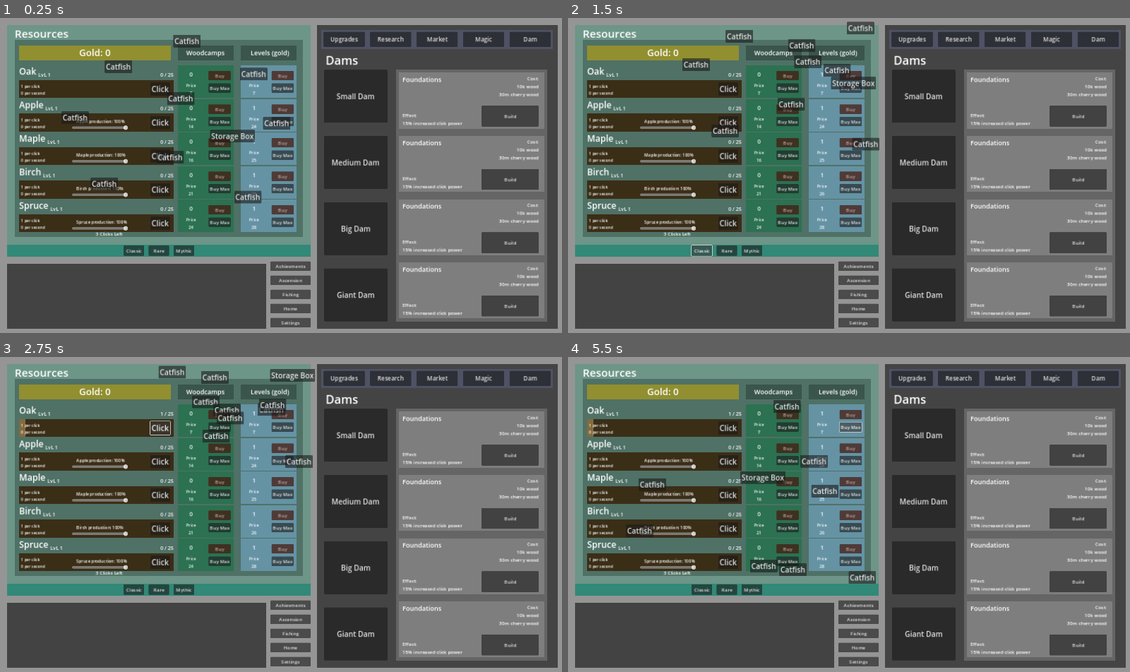
Above: before the commit, frames 1-4 (two rows, left to right).
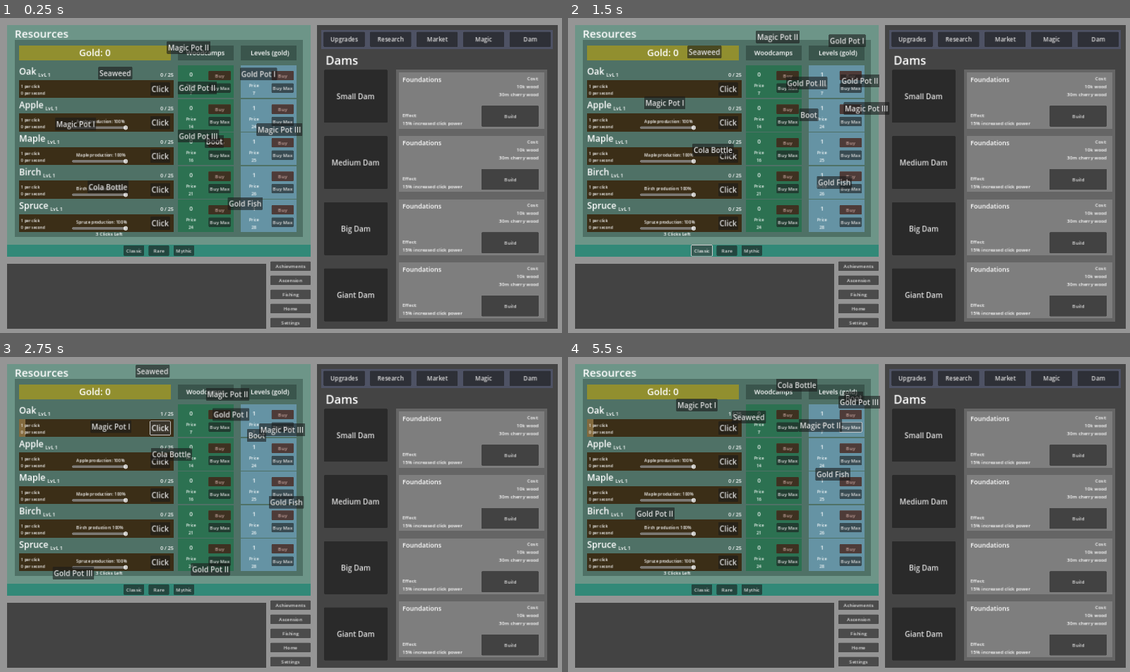
Above: after the commit, the same moments.

Repository: mdbernhards/BeaverIncremental
Game: Godot game, scene res://Scenes/game.tscn
The game is run twice, just before and just after one commit, with the same random seed, the same clock (stepped at 60 frames per second) and the same inputs.
Inputs:
- Up to frame 1 (0.25 s): no input
- Up to frame 2 (1.5 s): click "Classic" at 0.5 s; click "Classic" at 1.25 s
- Up to frame 3 (2.75 s): click "Click" at 2 s
- Up to frame 4 (5.5 s): click "Buy" at 2.75 s; click "Buy Max" at 3.5 s; click "Buy" at 4.25 s; click "Buy Max" at 5 s

The runs differ from the first frame. In frame 1, 2.8% of the frame differs, in the area x 10-54%, y 5-61%; in frame 2, 4.0%, in the area x 13-58%, y 1-55%; in frame 3, 3.6%; in frame 4, 3.5%.

Commit message:
Small fish update

Diff:
--- a/Scenes/GameMainScreenScenes/FishingScenes/FishButton.gd
+++ b/Scenes/GameMainScreenScenes/FishingScenes/FishButton.gd
@@ -8,7 +8,7 @@
 var VerticalSpeed = 1
 var HorizontalSpeed = 1
 
-var Fish
+var Fish : Fishing.FishObject
 
 @export var FishType: Fishing.FishEnum = Fishing.FishEnum.Boot :
 	set(value):
@@ -22,29 +22,32 @@
 	pass
 
 func _process(delta: float) -> void:
+	move(delta)
+
+func move(delta):
 	if Up:
-		position.y -= VerticalSpeed * delta * 144
+		position.y -= VerticalSpeed * delta * 144 * Fish.Speed
 	else:
-		position.y += VerticalSpeed * delta * 144
+		position.y += VerticalSpeed * delta * 144 * Fish.Speed
 
 	if Right:
-		position.x += HorizontalSpeed * delta * 144
+		position.x += HorizontalSpeed * delta * 144 * Fish.Speed
 	else:
-		position.x -= HorizontalSpeed * delta * 144
+		position.x -= HorizontalSpeed * delta * 144 * Fish.Speed
 
-	if position.x > 970 and Right:
+	if position.x > 940 and Right: # Need to account for size
 		Right = false
-	elif position.x < 3 and !Right:
+	elif position.x < 25 and !Right:
 		Right = true
 
-	if position.y < 3 and Up:
+	if position.y < 25 and Up:
 		Up = false
-	elif position.y > 730 and !Up:
+	elif position.y > 760 and !Up:  # Need to account for size
 		Up = true
 
 func _on_button_down() -> void:
 	queue_free()
 
 func _on_change_direction_timer_timeout() -> void:
-	VerticalSpeed = RNG.randf_range(0.5, 1.5)
-	HorizontalSpeed = RNG.randf_range(0.5, 1.5)
+	VerticalSpeed = RNG.randf_range(0.5 * Fish.Angle, 1.5 * Fish.Angle)
+	HorizontalSpeed = RNG.randf_range(0.5 * Fish.Angle, 1.5 * Fish.Angle)
--- a/Scenes/GameMainScreenScenes/FishingScenes/fishing_game.tscn
+++ b/Scenes/GameMainScreenScenes/FishingScenes/fishing_game.tscn
@@ -11,61 +11,70 @@
 [node name="FishingGameLogicNode" type="Node" parent="."]
 
 [node name="FishButton" parent="FishingGameLogicNode" instance=ExtResource("2_p5n1t")]
-FishType = 13
+FishType = 0
 
 [node name="FishButton2" parent="FishingGameLogicNode" instance=ExtResource("2_p5n1t")]
 offset_left = 320.0
 offset_top = 180.0
 offset_right = 376.0
 offset_bottom = 223.0
+FishType = 1
 
 [node name="FishButton3" parent="FishingGameLogicNode" instance=ExtResource("2_p5n1t")]
 offset_left = 272.0
 offset_top = 578.0
 offset_right = 328.0
 offset_bottom = 621.0
+FishType = 2
 
 [node name="FishButton4" parent="FishingGameLogicNode" instance=ExtResource("2_p5n1t")]
 offset_left = 780.0
 offset_top = 205.0
 offset_right = 836.0
 offset_bottom = 248.0
+FishType = 4
 
 [node name="FishButton5" parent="FishingGameLogicNode" instance=ExtResource("2_p5n1t")]
 offset_left = 532.0
 offset_top = 288.0
 offset_right = 588.0
 offset_bottom = 331.0
+FishType = 5
 
 [node name="FishButton6" parent="FishingGameLogicNode" instance=ExtResource("2_p5n1t")]
 offset_left = 496.0
 offset_top = 488.0
 offset_right = 552.0
 offset_bottom = 531.0
+FishType = 6
 
 [node name="FishButton7" parent="FishingGameLogicNode" instance=ExtResource("2_p5n1t")]
 offset_left = 760.0
 offset_top = 623.0
 offset_right = 816.0
 offset_bottom = 666.0
+FishType = 7
 
 [node name="FishButton8" parent="FishingGameLogicNode" instance=ExtResource("2_p5n1t")]
 offset_left = 173.0
 offset_top = 353.0
 offset_right = 229.0
 offset_bottom = 396.0
+FishType = 8
 
 [node name="FishButton9" parent="FishingGameLogicNode" instance=ExtResource("2_p5n1t")]
 offset_left = 553.0
 offset_top = 93.0
 offset_right = 609.0
 offset_bottom = 136.0
+FishType = 9
 
 [node name="FishButton10" parent="FishingGameLogicNode" instance=ExtResource("2_p5n1t")]
 offset_left = 858.0
 offset_top = 372.0
 offset_right = 914.0
 offset_bottom = 415.0
+FishType = 10
 
 [node name="Label" type="Label" parent="FishingGameLogicNode"]
 offset_left = 325.0
